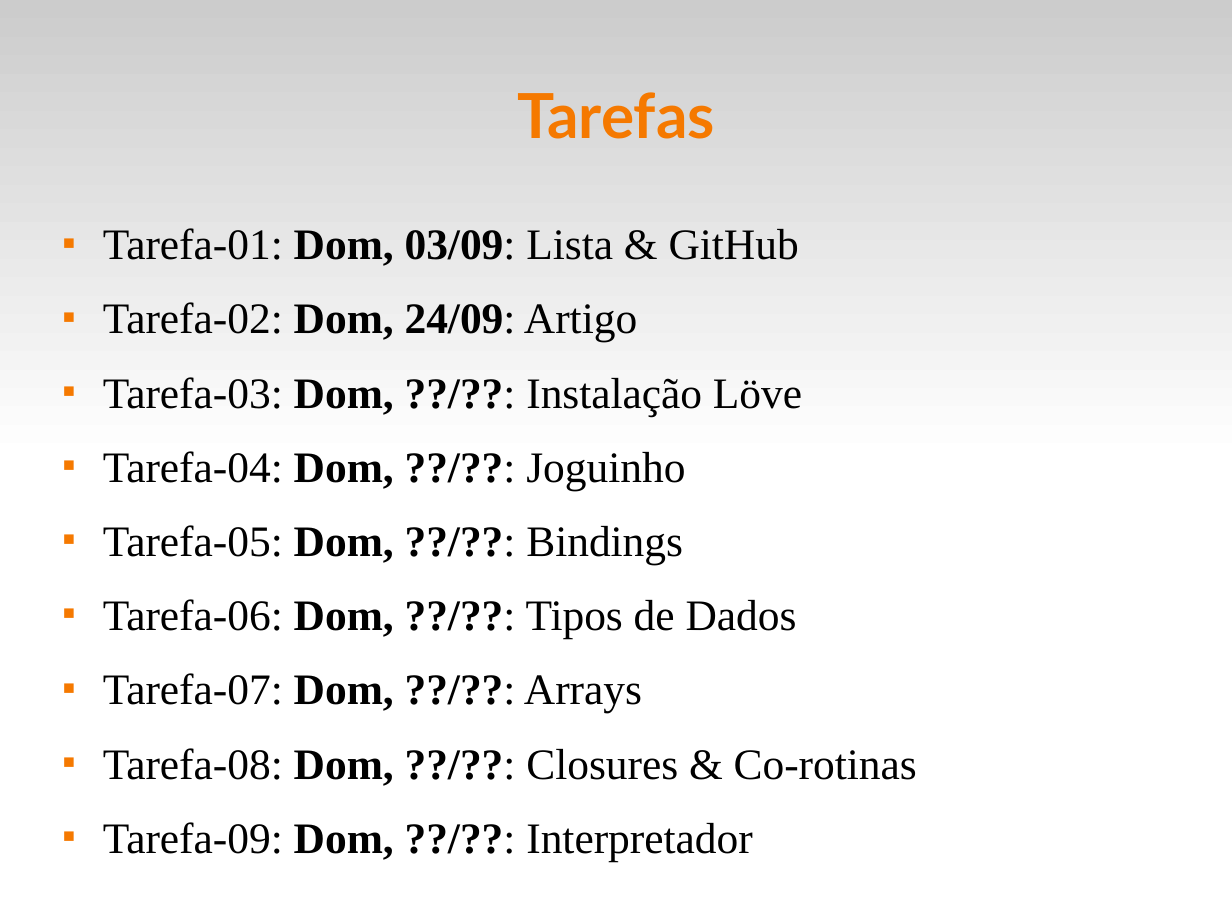
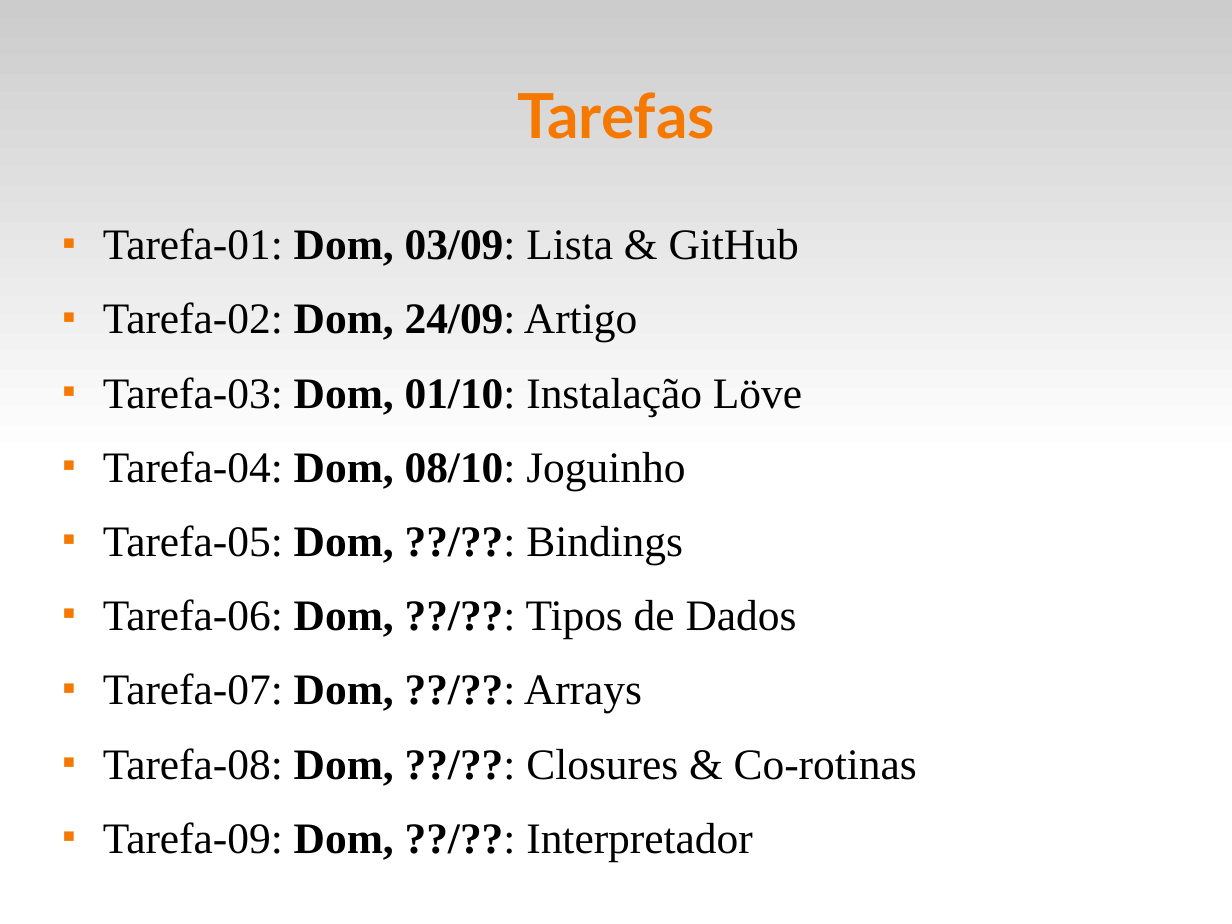
Before and after one commit to fsantanna-uerj/EDL, a slide deck: slide 4 of slides/edl-00.odp. Drawn at 1232x924 pixels with LibreOffice and Linux fonts; fonts in the diff are those of the drawing. Boxes give left, top, right and bottom in pixels: in the first picture for what was removed or moved away, otherwise in the second. Text is boxed around its words. In the diff, an @@ line names an element or a change of style, - is before the commit and + after.

Commit message:
(>) slides

```diff
--- a/slides/edl-00.odp
+++ b/slides/edl-00.odp
@@ text at (x1=103, y1=377, x2=802, y2=491): text changed @@
-■ Tarefa-03: Dom, ??/??: Instalação Löve
-■ Tarefa-04: Dom, ??/??: Joguinho
+■ Tarefa-03: Dom, 01/10: Instalação Löve
+■ Tarefa-04: Dom, 08/10: Joguinho
```
Also in this commit, not shown: 4 other slides changed, 5 other files.
